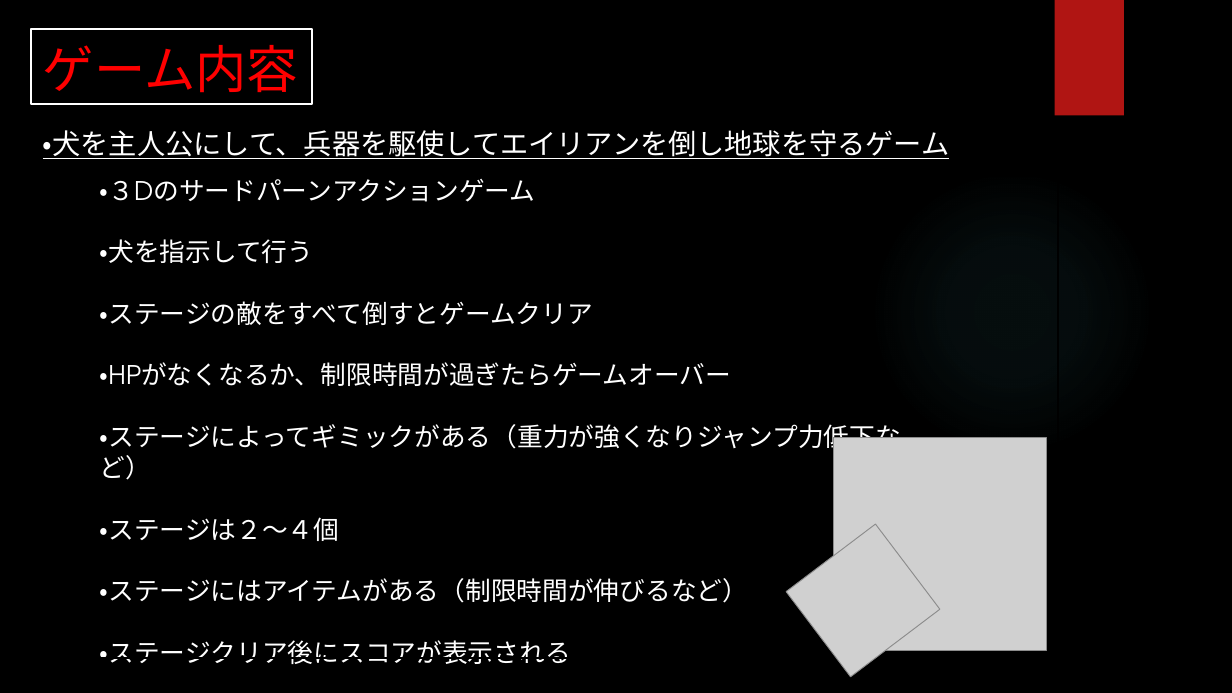
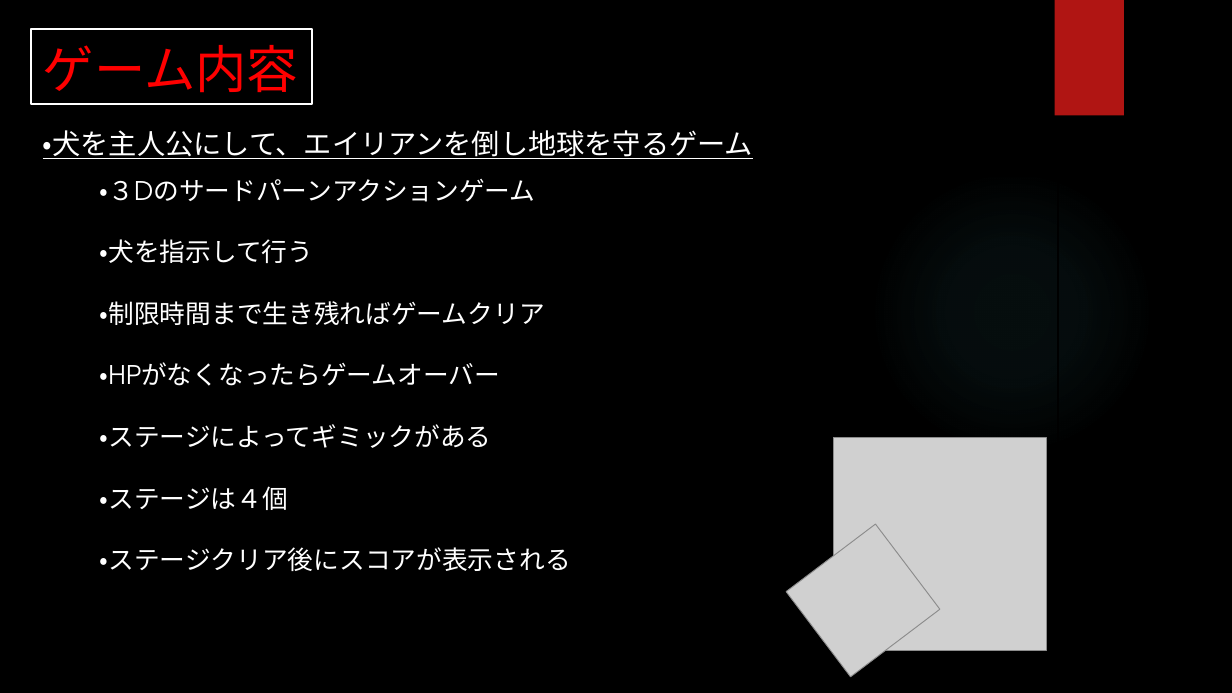
Before and after one commit to aporo1219/CreateDOG, a slide deck: slide 3 of ゲーム制作企画書.pptx. Drawn at 1232x693 pixels with LibreOffice and Linux fonts; fonts in the diff are those of the drawing; grey boxes stand for pictures; background and template pictures are left out. Boxes give left, top, right and bottom in pixels: in the first picture for what was removed or moved away, otherwise in the second. Text is boxed around its words. In the diff, an @@ line names an element or a change of style, - is before the commit and + after.

```diff
--- a/ゲーム制作企画書.pptx
+++ b/ゲーム制作企画書.pptx
@@ text at (x1=43, y1=130, x2=753, y2=159): text changed @@
-・犬を主人公にして、兵器を駆使してエイリアンを倒し地球を守るゲーム
+・犬を主人公にして、エイリアンを倒し地球を守るゲーム
@@ text at (x1=100, y1=301, x2=545, y2=510): text changed @@
-・ステージの敵をすべて倒すとゲームクリア
-・HPがなくなるか、制限時間が過ぎたらゲームオーバー
-・ステージによってギミックがある（重力が強くなりジャンプ力低下など）
-・ステージは２～４個
-・ステージにはアイテムがある（制限時間が伸びるなど）
+・制限時間まで生き残ればゲームクリア
+・HPがなくなったらゲームオーバー
+・ステージによってギミックがある
+・ステージは４個
```
Also in this commit, not shown: 2 other slides changed, 2 slides added, 1 slide removed, 2 other files.
